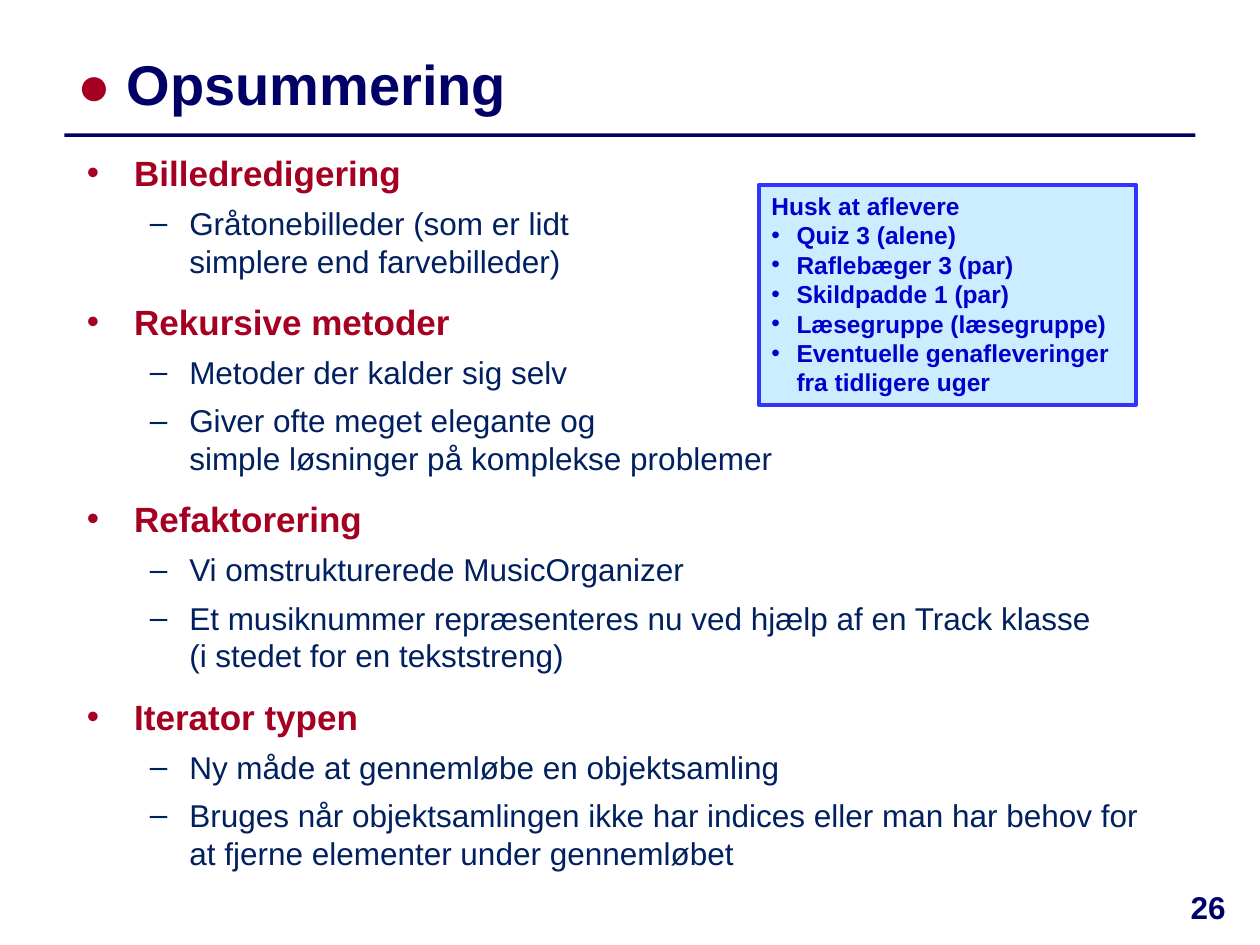
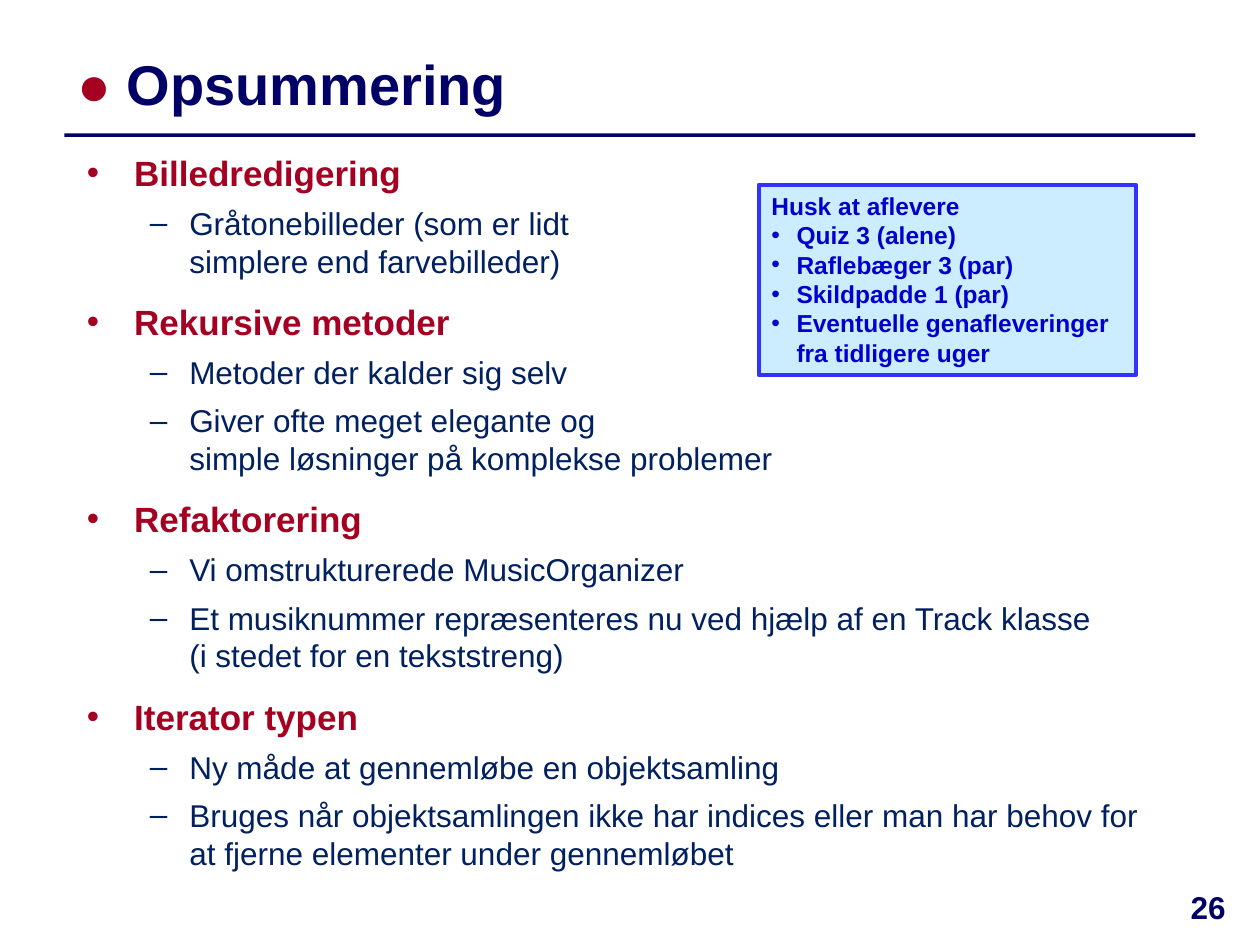
Before and after one commit to IntProgAU/Materiale, a slide deck: slide 26 of web/e23/uge_3b/Slides-Uge3-Torsdag.pptx. Drawn at 1260x945 pixels with LibreOffice and Linux fonts; fonts in the diff are those of the drawing. Boxes give left, top, right and bottom in pixels: in the first picture for what was removed or moved away, otherwise in the second. Text is boxed around its words. In the diff, an @@ line names an element or a change of style, - is before the commit and + after.

```diff
--- a/web/e23/uge_3b/Slides-Uge3-Torsdag.pptx
+++ b/web/e23/uge_3b/Slides-Uge3-Torsdag.pptx
@@ rectangle "Husk at aflevere": place and size @@
-rectangle "Husk at aflevere" at (759,185,1135,406)
+rectangle "Husk at aflevere" at (759,185,1135,375)
@@ text in rectangle at (797,315,1105,338): paragraph removed @@
-• Læsegruppe (læsegruppe)
```
Also in this commit, not shown: 2 other slides changed, 1 other file.
